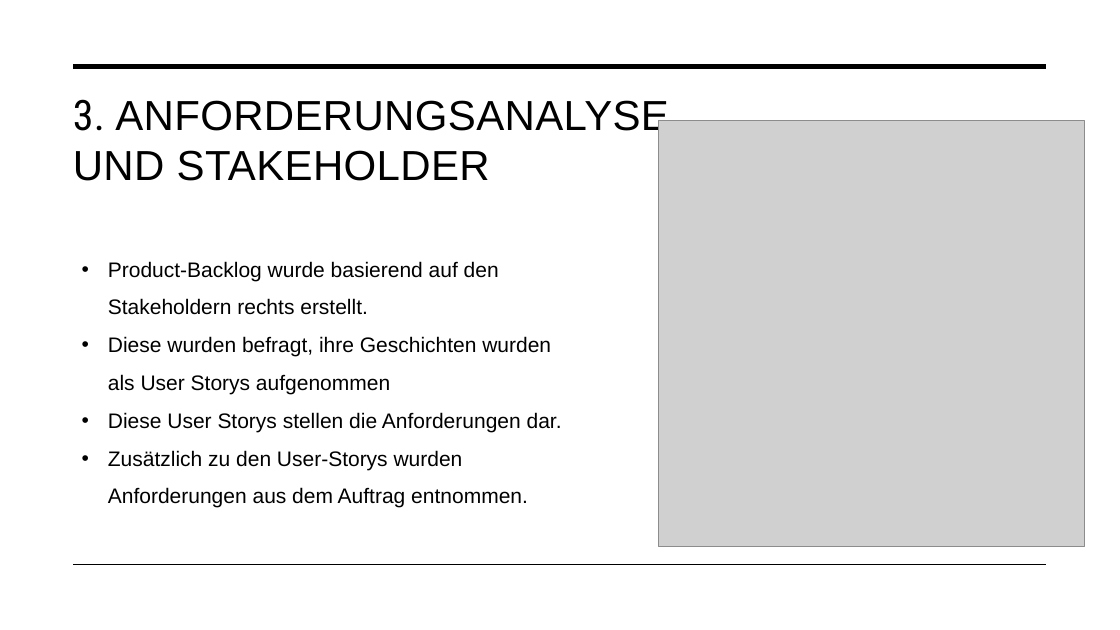
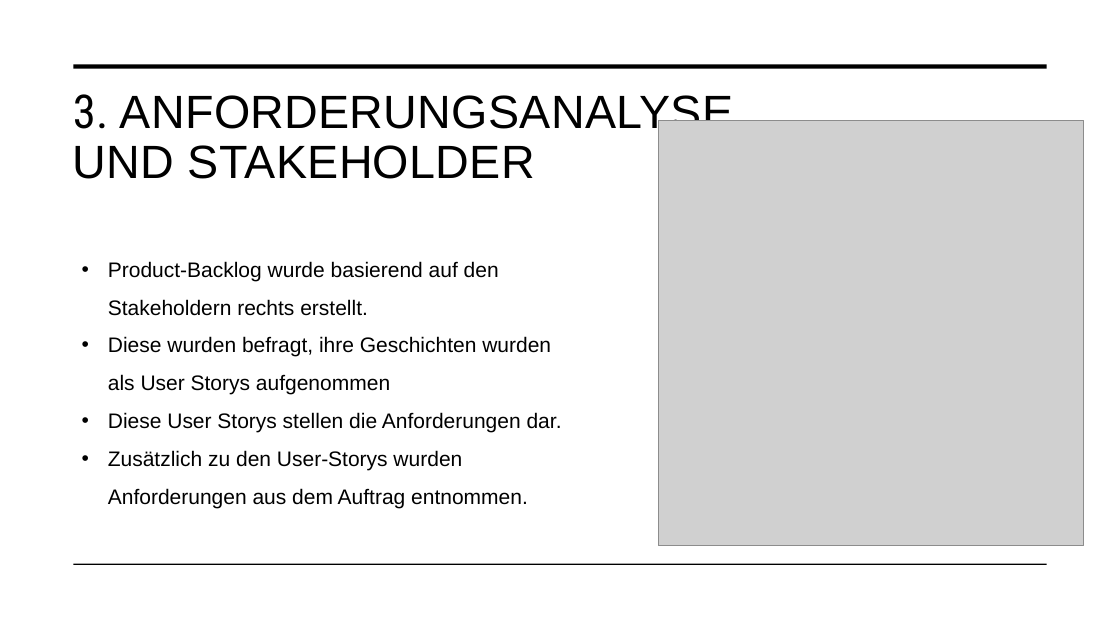
Before and after one commit to malu254/Eifrige-Otter-PM, a slide deck: slide 15 of Abgabe/Dokumentation/Präsentation.pptx (slide 7 before the commit). Drawn at 1120x630 pixels with LibreOffice and Linux fonts; fonts in the diff are those of the drawing; grey boxes stand for pictures. Boxes give left, top, right and bottom in pixels: in the first picture for what was removed or moved away, otherwise in the second. Text is boxed around its words. In the diff, an @@ line names an element or a change of style, - is before the commit and + after.

```diff
--- a/Abgabe/Dokumentation/Präsentation.pptx
+++ b/Abgabe/Dokumentation/Präsentation.pptx
@@ title "3. ANFORDERUNGSANALYSE UND STAKEHOLDER" at <box>73,94,734,179</box>: size 36 to 40 pt; line spacing 1 to 0.9 @@
```
Also in this commit, not shown: 3 other slides changed, 10 slides added, 9 other files.
